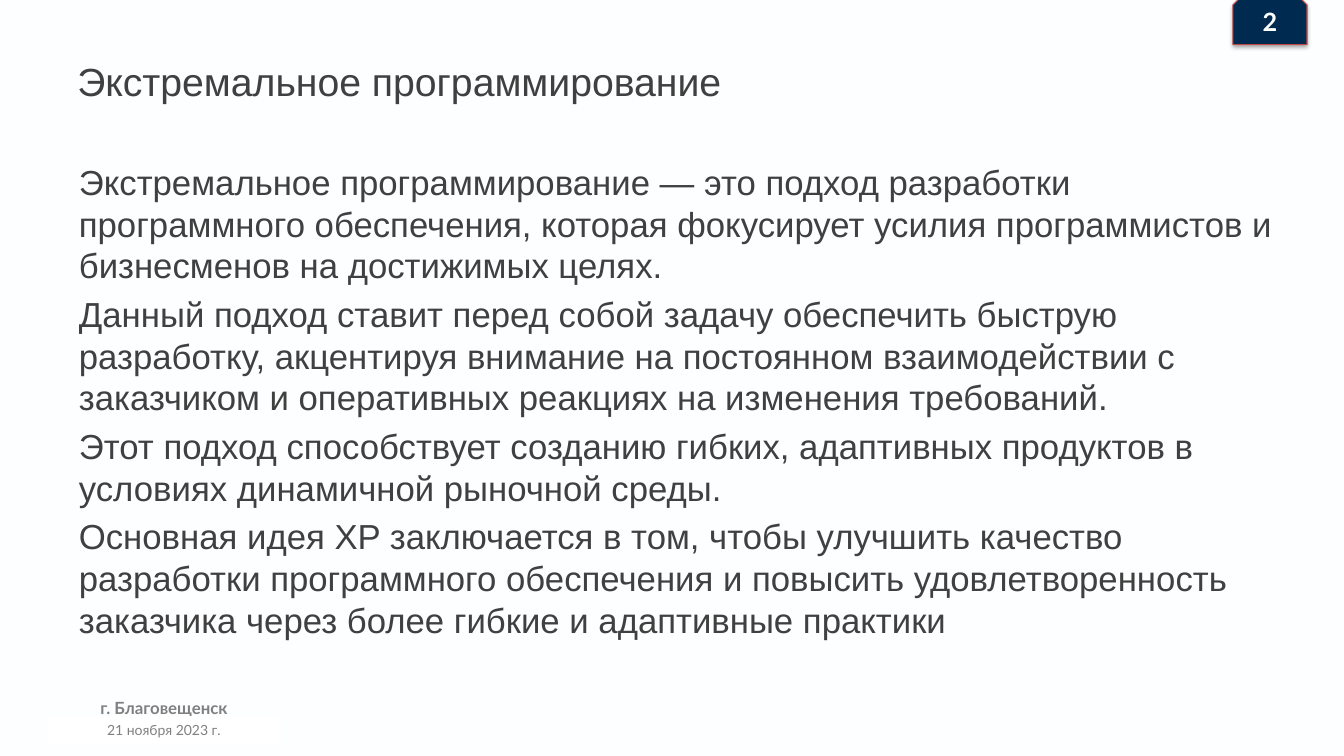
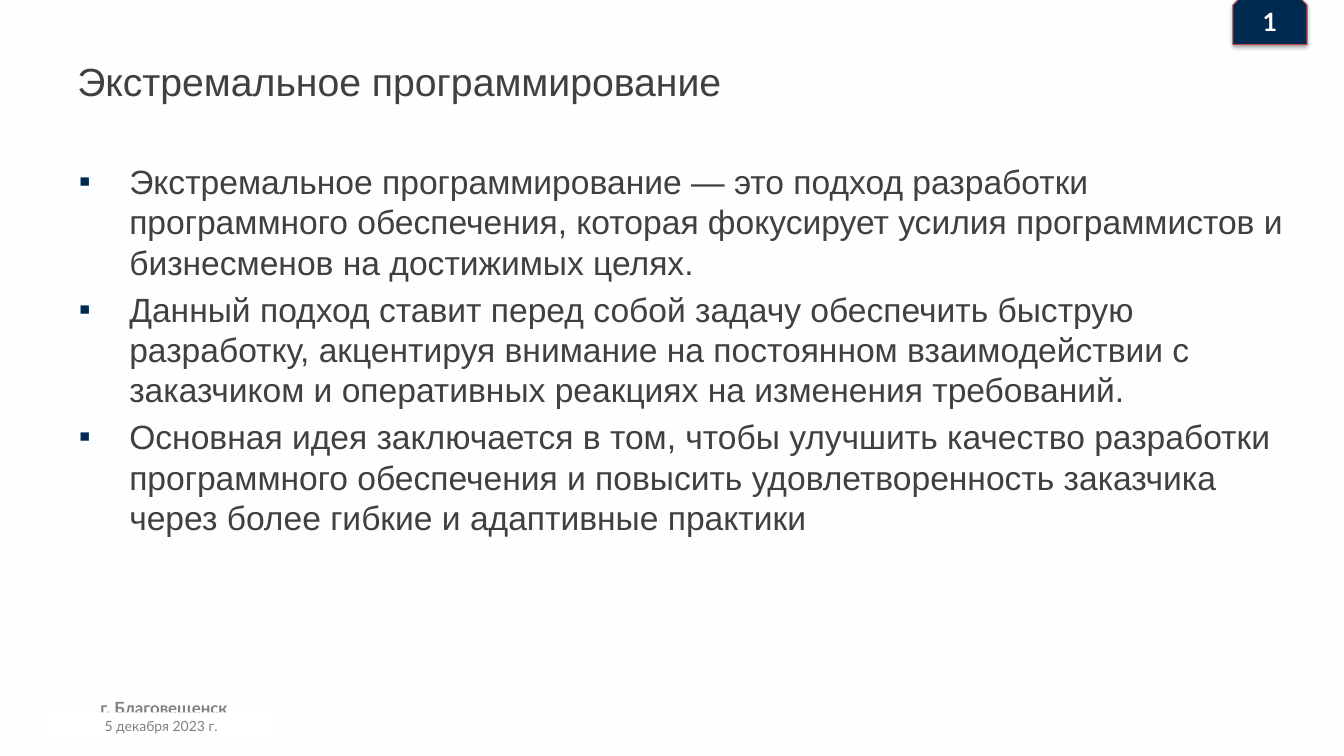
Before and after one commit to Denis-buh/Lesson_repo, a slide deck: slide 2 of Рефераты/Введение в професию/Наработки/Презентация.pptx. Drawn at 1344x756 pixels with LibreOffice and Linux fonts; fonts in the diff are those of the drawing; background and template pictures are left out. Boxes give left, top, right and bottom in pixels: in the first picture for what was removed or moved away, otherwise in the second. Text is boxed around its words. In the diff, an @@ line names an element or a change of style, - is before the commit and + after.

```diff
--- a/Рефераты/Введение в професию/Наработки/Презентация.pptx
+++ b/Рефераты/Введение в професию/Наработки/Презентация.pptx
@@ text at [1263,12,1278,31]: text changed @@
-2
+1
@@ text at [129,169,1283,409]: size 24.8 to 24 pt in "Экстремальное программирование — это подход разработки прогр ...", "Данный подход ставит перед собой задачу обеспечить ..."; bullet none to ▪ @@
@@ text at [129,424,1270,537]: text changed; size 24.8 to 24 pt @@
-Этот подход способствует созданию гибких, адаптивных продуктов в условиях динамичной рыночной среды.
-Основная идея XP заключается в том, чтобы улучшить качество разработки программного обеспечения и повысить удовлетворенность заказчика через более гибкие и адаптивные практики
+▪ Основная идея заключается в том, чтобы улучшить качество разработки программного обеспечения и повысить удовлетворенность заказчика через более гибкие и адаптивные практики
@@ text at [105,721,214,734]: text changed @@
-21 ноября 2023 г.
+5 декабря 2023 г.
```
Also in this commit, not shown: 11 other slides changed, 1 slide added, 3 slides removed, 3 other files.
